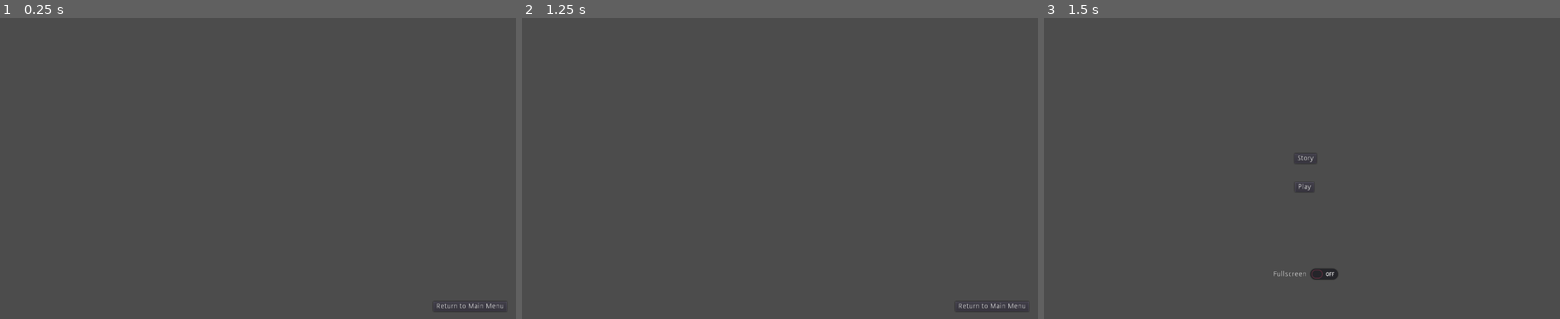
Above: before the commit, frames 1-3 (left to right).
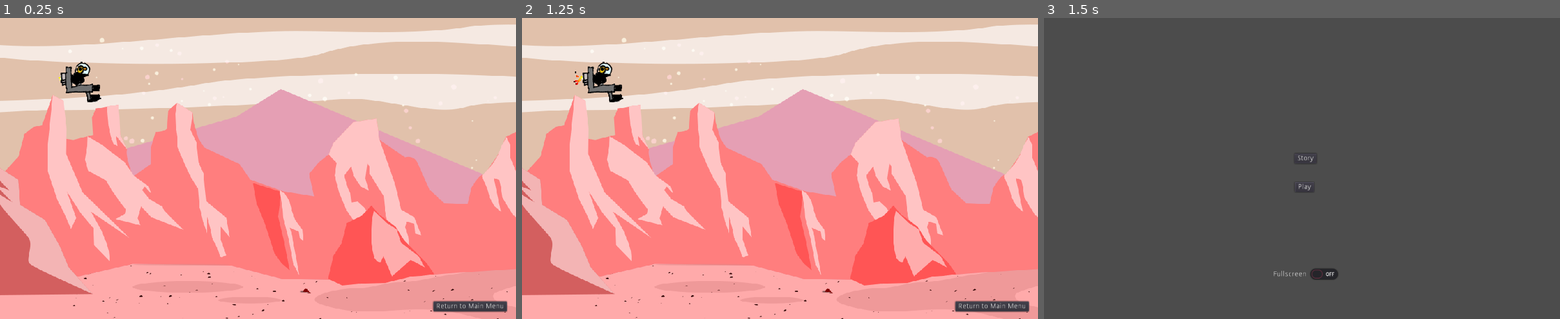
Above: after the commit, the same moments.

Repository: the-g-force/FamJam-January2021
Game: Godot game, scene res://src/StoryScene.tscn
Two runs of this game, one before a commit and one after it. Both use one fixed random seed, a clock stepped at 60 frames per second and the inputs below. This scene is started directly instead of the project's main scene.
Inputs:
- Up to frame 1 (0.25 s): no input
- Up to frame 2 (1.25 s): tap Enter at 0.5 s; hold D (move_right) from 0.53 s (still down); tap Space (fire) at 0.6 s
- Up to frame 3 (1.5 s): release D (move_right) at 1.25 s; click "Return to Main Menu" at 1.25 s

The runs differ from the first frame. In frame 1, 99% of the frame differs, in the area x 0-100%, y 0-100%; in frame 2, 99%; in frame 3, nothing differs.

Commit message:
Add animation screens

Diff:
--- a/project/src/StoryScene.gd
+++ b/project/src/StoryScene.gd
@@ -1,4 +1,8 @@
 extends Node2D
+
+func _ready():
+	$AnimationPlayer.play("Story")
+
 
 func _on_MainMenuButton_pressed():
 	get_tree().change_scene("res://src/MenuScene.tscn")
--- a/project/src/StoryScene.tscn
+++ b/project/src/StoryScene.tscn
@@ -1,9 +1,35 @@
-[gd_scene load_steps=2 format=2]
+[gd_scene load_steps=6 format=2]
 
 [ext_resource path="res://src/StoryScene.gd" type="Script" id=1]
+[ext_resource path="res://src/JetDuck.tscn" type="PackedScene" id=2]
+[ext_resource path="res://assets/background.png" type="Texture" id=3]
+[ext_resource path="res://assets/sky.png" type="Texture" id=4]
+
+[sub_resource type="Animation" id=1]
+resource_name = "Story"
+length = 10.0
 
 [node name="StoryScene" type="Node2D"]
 script = ExtResource( 1 )
+
+[node name="Background" type="Node2D" parent="."]
+__meta__ = {
+"_edit_lock_": true
+}
+
+[node name="Sky" type="Sprite" parent="Background"]
+texture = ExtResource( 4 )
+centered = false
+__meta__ = {
+"_edit_lock_": true
+}
+
+[node name="Mountains" type="Sprite" parent="Background"]
+texture = ExtResource( 3 )
+centered = false
+__meta__ = {
+"_edit_lock_": true
+}
 
 [node name="MainMenuButton" type="Button" parent="."]
 margin_left = 860.371
@@ -12,6 +38,13 @@
 margin_bottom = 585.114
 text = "Return to Main Menu"
 __meta__ = {
+"_edit_lock_": true,
 "_edit_use_anchors_": false
 }
+
+[node name="AnimationPlayer" type="AnimationPlayer" parent="."]
+anims/Story = SubResource( 1 )
+
+[node name="JetDuck" parent="." instance=ExtResource( 2 )]
+position = Vector2( 160.611, 127.816 )
 [connection signal="pressed" from="MainMenuButton" to="." method="_on_MainMenuButton_pressed"]
